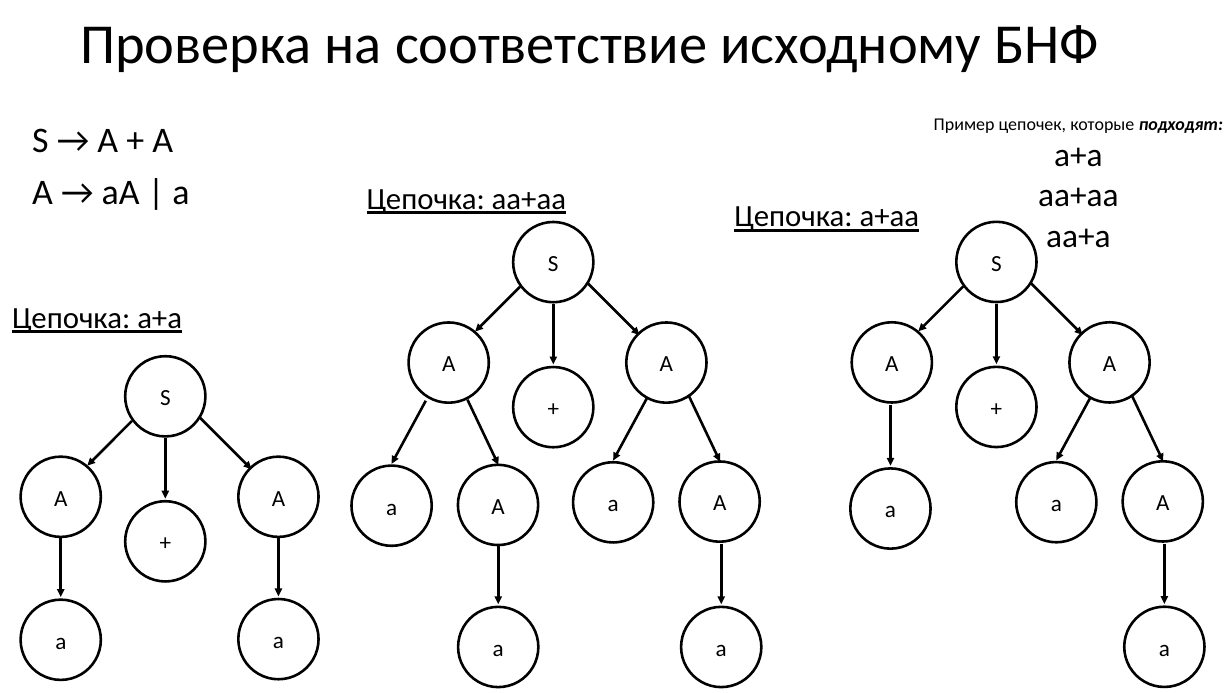
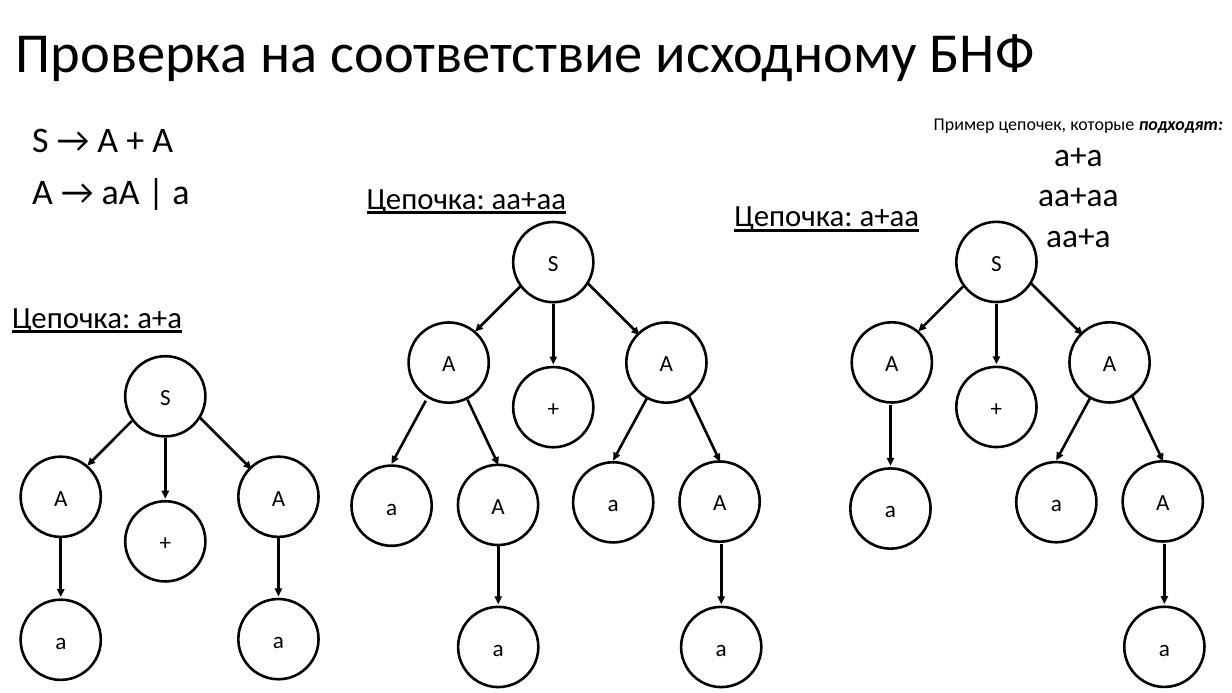
Before and after one commit to goddamnteam/korzun, a slide deck: slide 11 of task6.pptx (slide 12 before the commit). Drawn at 1232x693 pixels with LibreOffice and Linux fonts; fonts in the diff are those of the drawing. Boxes give left, top, right and bottom in pixels: in the first picture for what was removed or moved away, otherwise in the second. Text is boxed around its words. In the diff, an @@ line names an element or a change of style, - is before the commit and + after.

```diff
--- a/task6.pptx
+++ b/task6.pptx
@@ title "Проверка на соответствие исходному БНФ": place and size @@
-title "Проверка на соответствие исходному БНФ" at [80,25,1099,73]
+title "Проверка на соответствие исходному БНФ" at [16,34,1035,82]
```
Also in this commit, not shown: 8 other slides changed, 1 slide removed.
